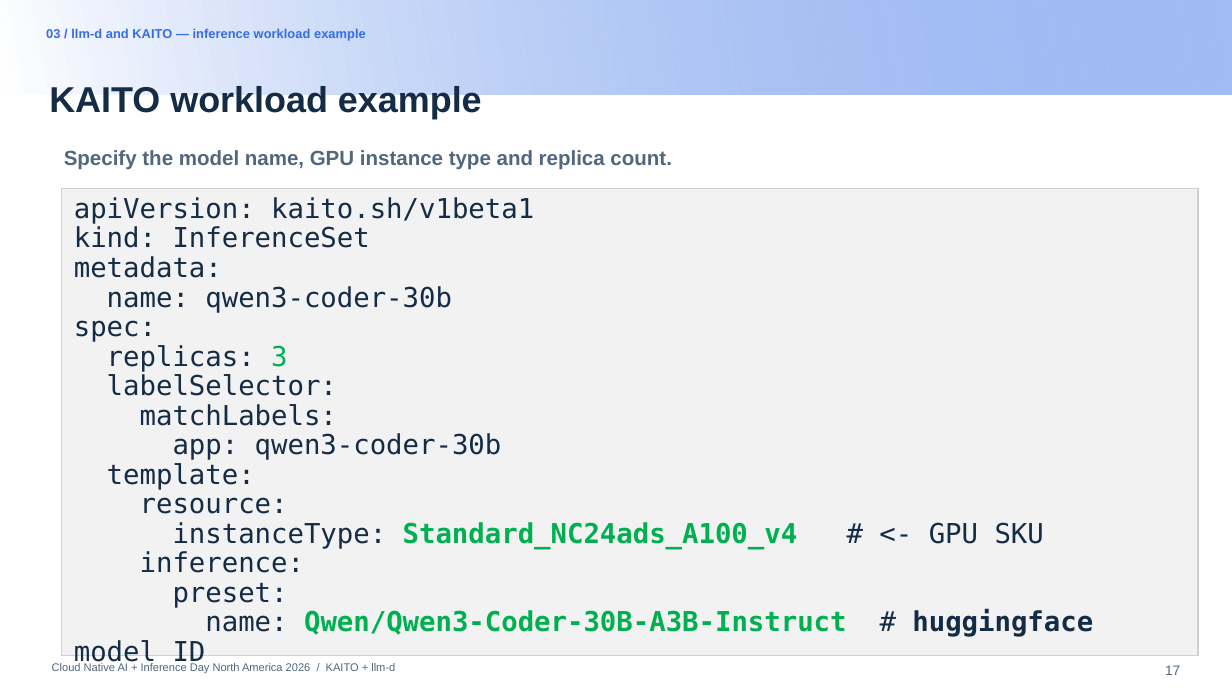
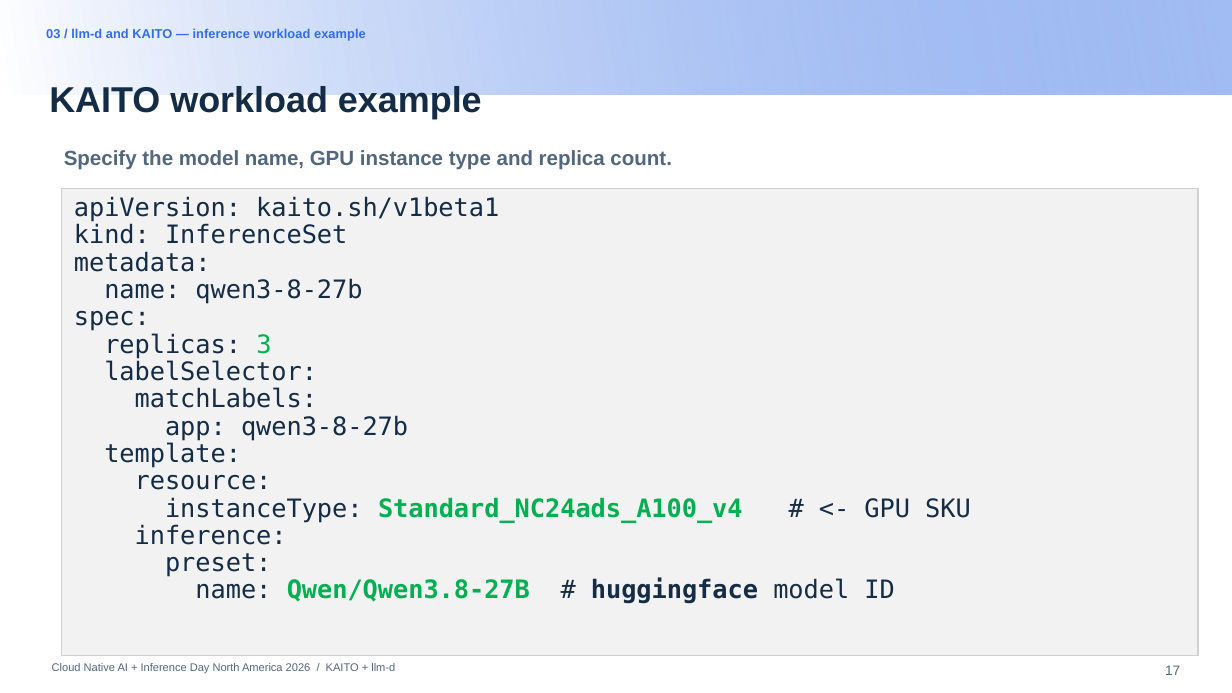
Before and after one commit to andyzhangx/demo, a slide deck: slide 17 of llm/pd-disaggregation/kubecon-na-2026-pd-disaggregation-kaito-llmd.pptx. Drawn at 1232x693 pixels with LibreOffice and Linux fonts; fonts in the diff are those of the drawing; background and template pictures are left out. Boxes give left, top, right and bottom in pixels: in the first picture for what was removed or moved away, otherwise in the second. Text is boxed around its words. In the diff, an @@ line names an element or a change of style, - is before the commit and + after.

```diff
--- a/llm/pd-disaggregation/kubecon-na-2026-pd-disaggregation-kaito-llmd.pptx
+++ b/llm/pd-disaggregation/kubecon-na-2026-pd-disaggregation-kaito-llmd.pptx
@@ text in rectangle at (74, 196, 971, 604): text changed; size 16 to 14.8 pt @@
-apiVersion: kaito.sh/v1beta1
-kind: InferenceSet
-metadata:
-name: qwen3-coder-30b
-spec:
-replicas: 3
-labelSelector:
-matchLabels:
-app: qwen3-coder-30b
-template:
-resource:
-instanceType: Standard_NC24ads_A100_v4 # <- GPU SKU
-inference:
-preset:
-name: Qwen/Qwen3-Coder-30B-A3B-Instruct # huggingface model ID
+apiVersion: kaito.sh/v1beta1
+kind: InferenceSet
+metadata:
+name: qwen3-8-27b
+spec:
+replicas: 3
+labelSelector:
+matchLabels:
+app: qwen3-8-27b
+template:
+resource:
+instanceType: Standard_NC24ads_A100_v4 # <- GPU SKU
+inference:
+preset:
+name: Qwen/Qwen3.8-27B # huggingface model ID
```
Also in this commit, not shown: 5 other slides changed.
